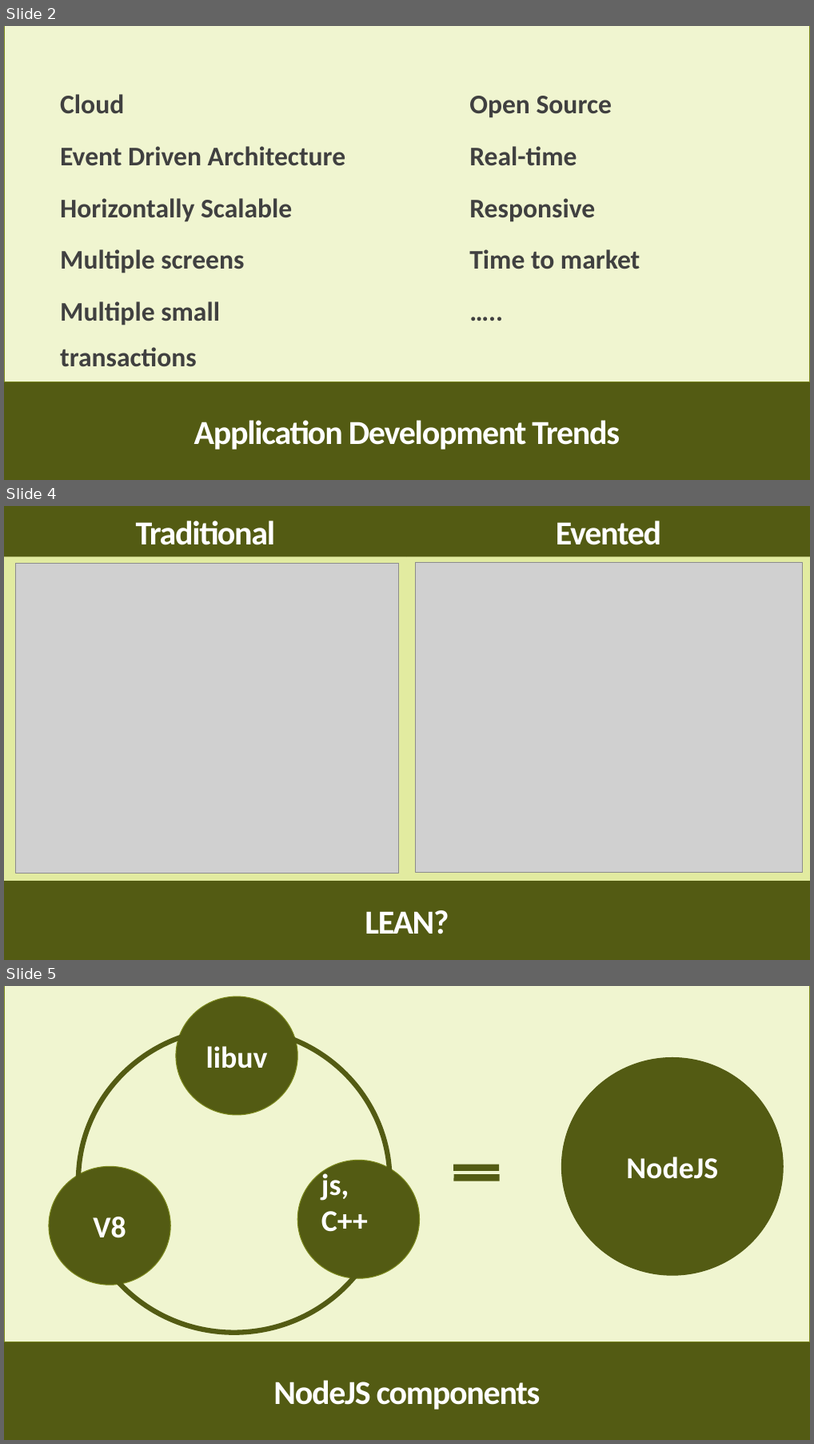
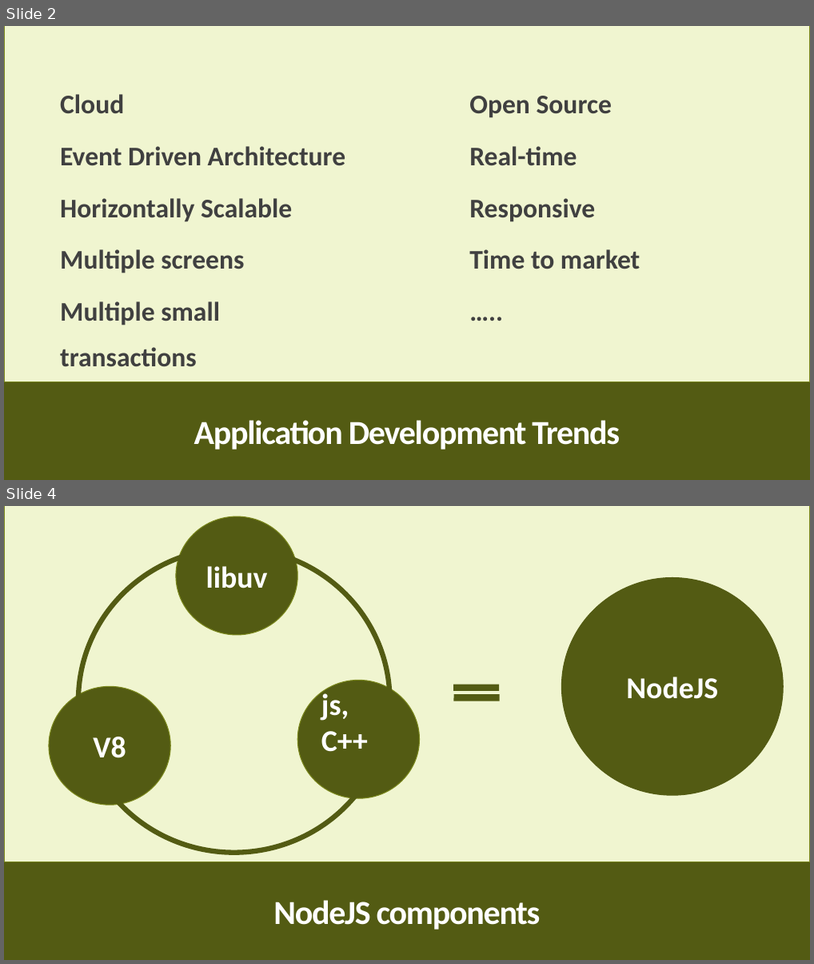
Before and after one commit to tejas4patel/Basic-Adserver-Using-nodejs-socketio-mongodb, a slide deck: Real-time Applications On Event Driven Architecture.pptx. Shown one above the other, each under a label of ours: slides 2, 4 and 5 before the commit, slides 2 and 4 after it; the slides between them are not shown. The pictures are 814x1444 and 814x964 pixels, drawn with LibreOffice and Linux fonts; fonts in the diff are those of the drawing; grey boxes stand for pictures. Boxes give left, top, right and bottom in pixels: in the first picture for what was removed or moved away, otherwise in the second. Text is boxed around its words. In the diff, an @@ line names an element or a change of style, - is before the commit and + after.

Commit message:
Updated Presentation

```diff
--- a/Real-time Applications On Event Driven Architecture.pptx
+++ b/Real-time Applications On Event Driven Architecture.pptx
@@ slide 4 removed at [4,506,810,960], background #E2EBA0 @@
@@ rectangle removed at [4,506,407,557] @@
-Traditional
@@ rectangle removed at [407,506,810,557] @@
-Evented
@@ picture removed at [15,563,399,872] @@
@@ picture removed at [415,562,802,872] @@
@@ rectangle removed at [4,880,810,960] @@
-LEAN?
@@ what was slide 5 is now slide 4 @@
```
Also in this commit, not shown: 1 slide changed.
